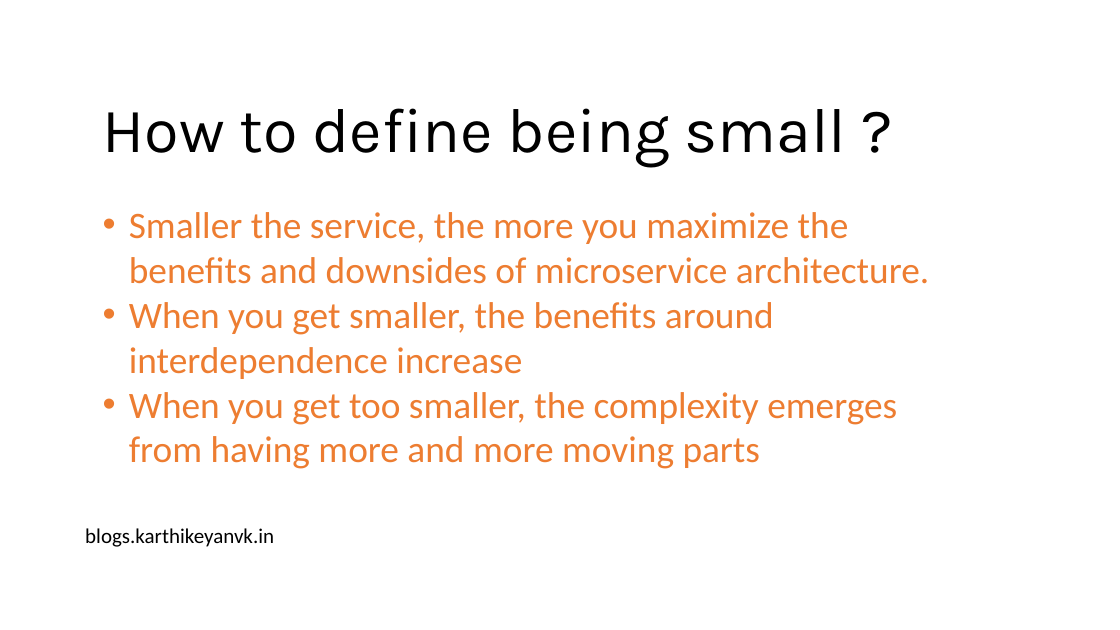
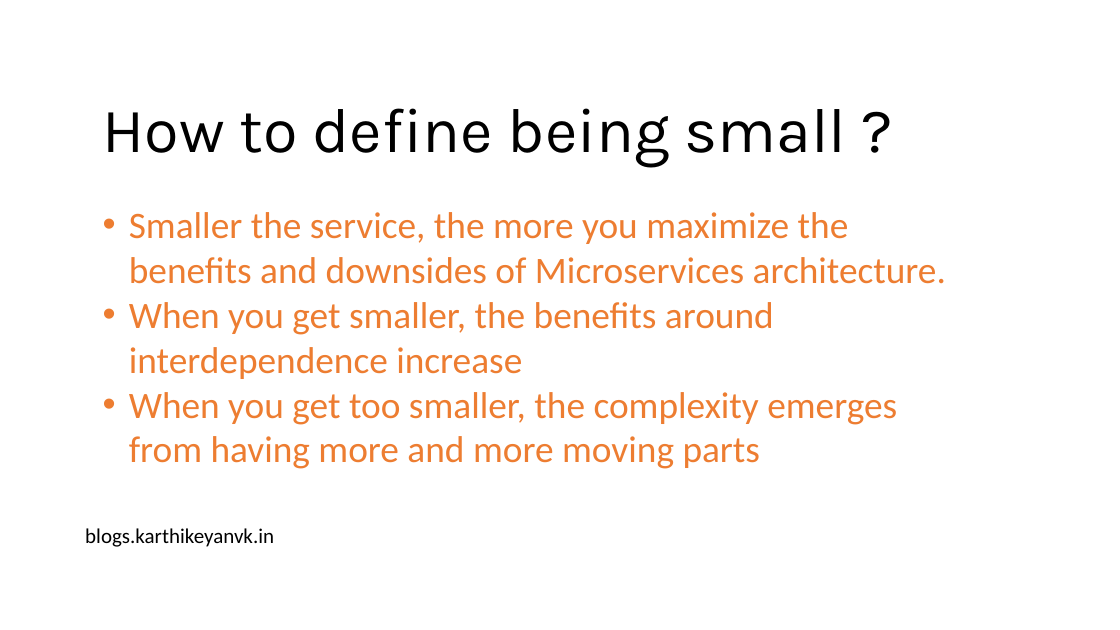
Before and after one commit to karthikeyanVK/MonoToMicroservicesHandson, a slide deck: slide 9 of ConvertMonolithic2Microservices.pptx. Drawn at 1120x630 pixels with LibreOffice and Linux fonts; fonts in the diff are those of the drawing; background and template pictures are left out. Boxes give left, top, right and bottom in pixels: in the first picture for what was removed or moved away, otherwise in the second. Text is boxed around its words. In the diff, an @@ line names an element or a change of style, - is before the commit and + after.

Commit message:
updated ppt

```diff
--- a/ConvertMonolithic2Microservices.pptx
+++ b/ConvertMonolithic2Microservices.pptx
@@ text at box(129, 212, 946, 284): text changed @@
-• Smaller the service, the more you maximize the benefits and downsides of microservice architecture.
+• Smaller the service, the more you maximize the benefits and downsides of Microservices architecture.
```
Also in this commit, not shown: 3 other slides changed, 19 slides added, 19 slides removed.
